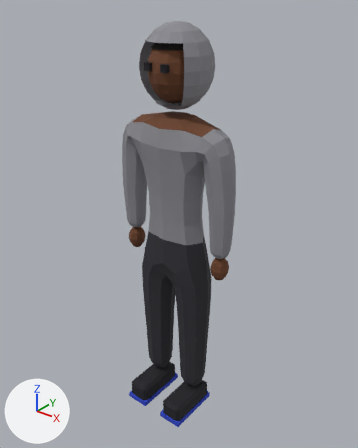
The glTF model public/models/keanu.glb: old version first, new version second.
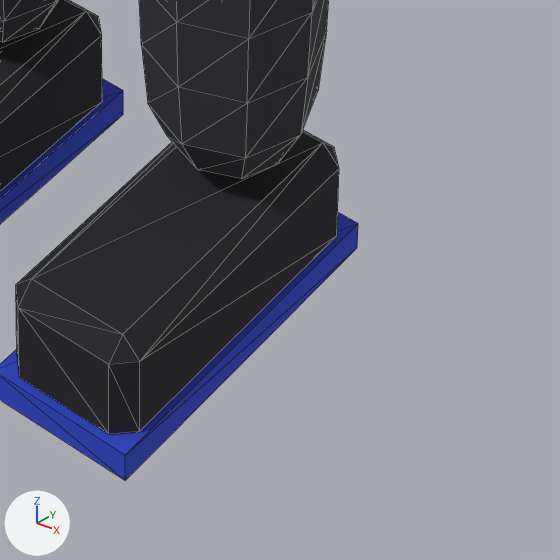
Old and new are each drawn whole from a camera (50 mm lens) standing at (1.297, -1.599, 1.99) and looking at (-0.002, 0.025, 0.983) and again close up on the part from 45% to 66% of the width and 81% to 98% of the height. The axes (+X, +Y, +Z) are drawn at lower left. The lights are the same throughout. The first two pictures are the older version. The close-ups show mesh edges as thin lines. Vertices at exactly the same position are counted once.

Names of what the first close-up shows: 'Keanu'.
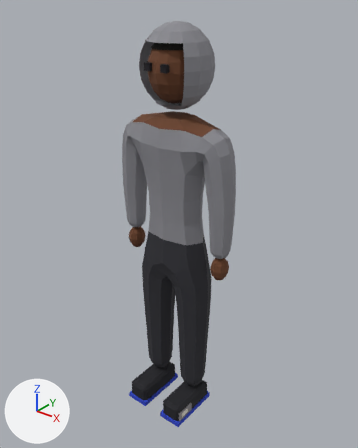
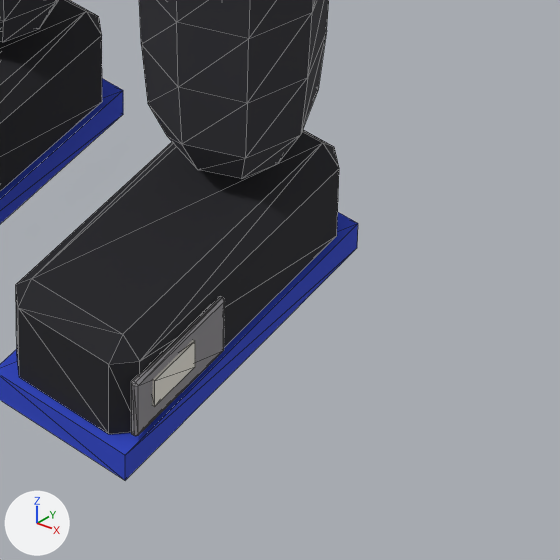
Pixel boxes [x1, y1, x2, y2] of what changed, in the close-ups (560 x 560 px):
part 1 of me_keanu, added
    after: [131, 297, 225, 436]
part 2 of me_keanu, added
    after: [152, 340, 195, 407]

The change in detail:
Material 'WearHole' (mat_wearhole) is new.
Its base color is (0.807, 0.776, 0.701) (white #e8e4da).
Its roughness is 0.9.
Material 'WearScuff' (mat_wearscuff) is new.
Its base color is (0.27, 0.262, 0.279) (grey #8e8c90).
Its roughness is 0.9.
me_keanu is used by ob_keanu; location (0.0, 0.0, 0.0).
me_keanu had 919 vertices, 1762 faces and spanned x -0.3..0.3, y -0.2..0.17, z -0.02..1.86.
me_keanu now has 951 vertices, 1818 faces and spans x -0.3..0.3, y -0.2..0.17, z -0.02..1.86.
me_keanu part 1: the loose piece of 24 vertices spanning x 0.05..0.16, y -0.19..0.07, z 0.0..0.09 is copied, and the copy is scaled about its middle by (0.0394, 0.405, 0.614), then moved by (0.06, -0.08, 0.0), in mat_wearscuff (grey #8e8c90); it spans x 0.16..0.17, y -0.19..-0.09, z 0.02..0.07.
me_keanu part 2: a new loose piece, a box spanning x 0.164..0.172, y -0.1675..-0.1225, z 0.032..0.056, in mat_wearhole (white #e8e4da).
me_keanu gains material mat_wearscuff (grey #8e8c90).
me_keanu gains material mat_wearhole (white #e8e4da).
